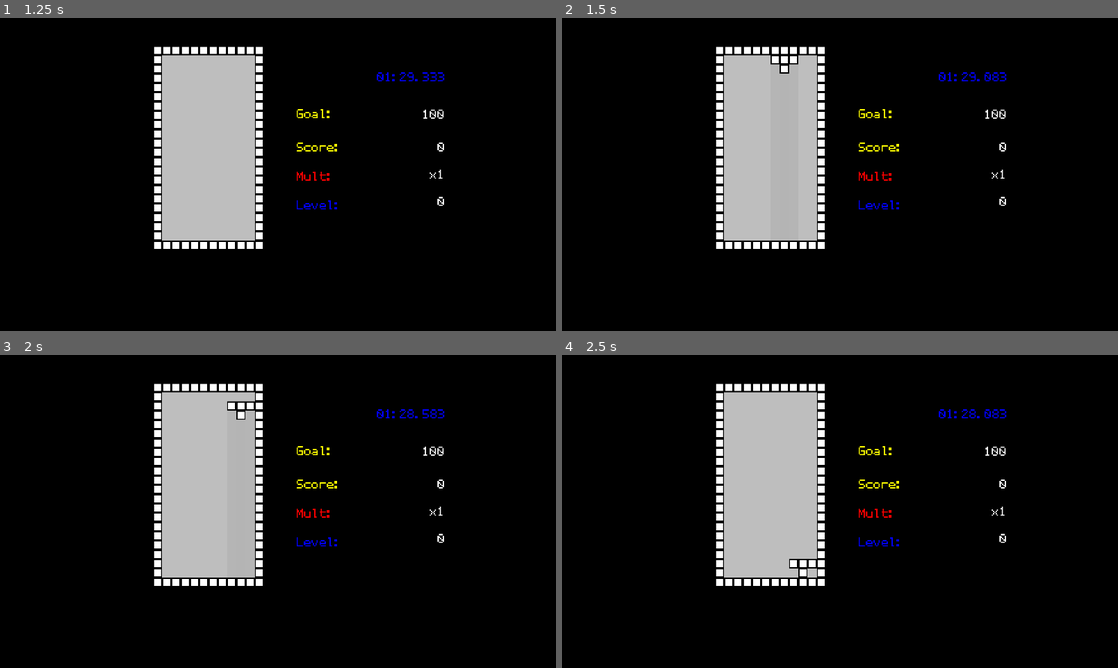
Above: before the commit, frames 1-4 (two rows, left to right).
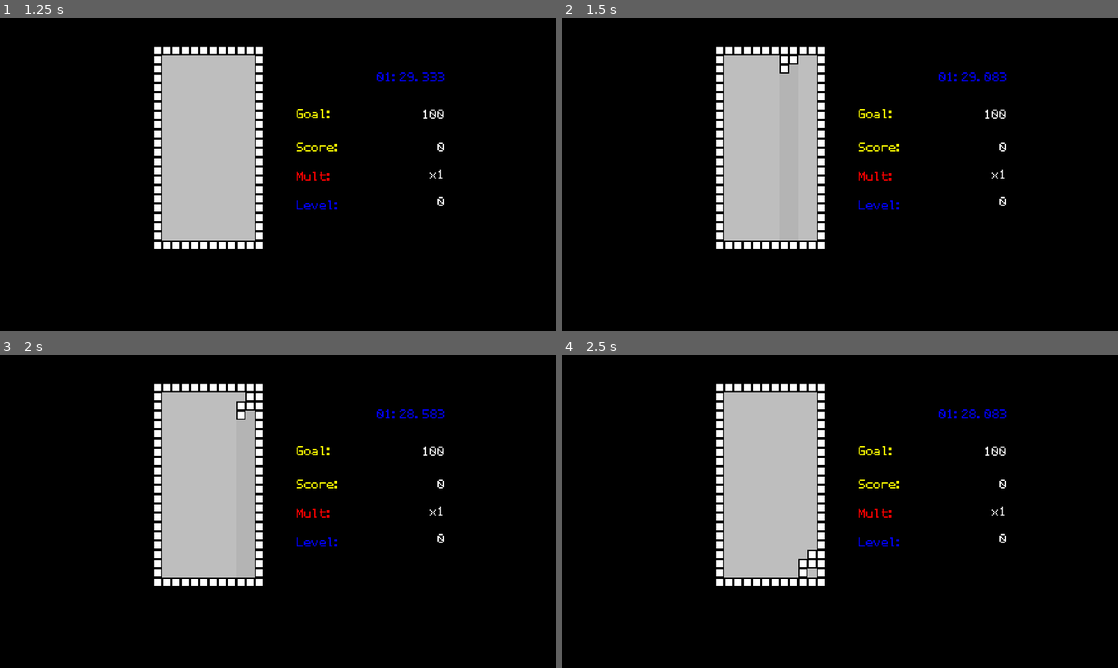
Above: after the commit, the same moments.

Repository: AsgerHB/create-jam-spring-2025
Game: Godot game, scene res://Scenes/Main Menu.tscn
Two runs of this game, one before a commit and one after it. Both use one fixed random seed, a clock stepped at 60 frames per second and the inputs below. Sound files missing from this copy of the repository are replaced by a short silence.
Inputs:
- Up to frame 1 (1.25 s): click "[Start game]" at 0.5 s
- Up to frame 2 (1.5 s): tap Enter at 1.25 s; hold Right (ui_right) from 1.28 s (still down)
- Up to frame 3 (2 s): keep holding Right (ui_right)
- Up to frame 4 (2.5 s): release Right (ui_right) at 2.03 s; hold Space (slam_down) from 2.03 s (still down)

Frame 1 is identical in both runs. In frame 2, less than 0.1% of the frame differs, in the area x 37-40%, y 11-15%; in frame 3, 0.1%, in the area x 40-46%, y 11-18%; in frame 4, 0.1%.

Commit message:
Refactor "Run" node as singleton "CurrentRun"

Diff:
--- a/Scenes/Run.tscn
+++ /dev/null
@@ -1,9 +0,0 @@
-[gd_scene load_steps=3 format=3 uid="uid://ds3imwx25qavg"]
-
-[ext_resource type="Script" uid="uid://cpr0xjiihm1b7" path="res://Scripts/RunState.gd" id="1_ropog"]
-[ext_resource type="PackedScene" uid="uid://ctihikfxioa4t" path="res://Scenes/Game.tscn" id="2_wyxvx"]
-
-[node name="Run" type="Node2D"]
-script = ExtResource("1_ropog")
-
-[node name="Game" parent="." instance=ExtResource("2_wyxvx")]
--- a/Scenes/RunDuplicate.tscn
+++ /dev/null
@@ -1,9 +0,0 @@
-[gd_scene load_steps=3 format=3 uid="uid://ca1q7vb0kmbif"]
-
-[ext_resource type="Script" uid="uid://cpr0xjiihm1b7" path="res://Scripts/RunState.gd" id="1_8fubq"]
-[ext_resource type="PackedScene" uid="uid://c66m7rop43jtp" path="res://Scenes/Selector.tscn" id="3_hjjmg"]
-
-[node name="Run" type="Node2D"]
-script = ExtResource("1_8fubq")
-
-[node name="Selector" parent="." instance=ExtResource("3_hjjmg")]
--- a/Scripts/MainMenu.gd
+++ b/Scripts/MainMenu.gd
@@ -2,7 +2,7 @@
 
 
 func _on_play_button_pressed() -> void:
-	get_tree().change_scene_to_file("res://Scenes/Run.tscn")
+	get_tree().change_scene_to_file("res://Scenes/Game.tscn")
 	pass # Replace with function body.
 
 
--- a/Scripts/RunState.gd
+++ b/Scripts/RunState.gd
@@ -84,6 +84,7 @@
 func new_game():
 	current_stash = stash.duplicate()
 	current_stash.shuffle()
+	level = 0
 
 func pop_from_stash():
 	if current_stash.size() <= 0:
--- a/Scripts/selector.gd
+++ b/Scripts/selector.gd
@@ -1,7 +1,7 @@
 extends Node2D
 class_name Selector
 
-@onready var run_state:RunState = $"/root/Run"
+@onready var run_state:RunState = CurrentRun
 
 const tetriminos_prefab: PackedScene = preload("res://Prefabs/Tetriminos.tscn")
 const button_prefab: PackedScene = preload("res://Prefabs/SelectorButton.tscn")
--- a/Scripts/selector_button.gd
+++ b/Scripts/selector_button.gd
@@ -2,8 +2,8 @@
 
 var tetramino
 
-@onready var run_state:RunState = $"/root/Run"
-@onready var selector:Selector = $"/root/Run/Selector"
+@onready var run_state:RunState = CurrentRun
+@onready var selector:Selector = $"/root/Selector"
 const game_prefab: PackedScene = preload("res://Scenes/Game.tscn")
 
 func setup(value):
@@ -12,7 +12,6 @@
 	#button_down.connect(_on_button_down)
 
 func _on_button_down():
-	var run = $"/root/Run"
 	#Add reward to stash
 	run_state.stash.push_back(tetramino)
 
@@ -22,17 +21,4 @@
 		selector.minos_to_pick -= 1
 		return
 
-	#Pass to game by call_defer deleting entire selector node and all children
-	#Make game prefab and add to root node as child
-	#Requires this structure constantly
-	#root
-	# run
-	#  Game/tetrisgame
-	#  Selector
-	#Where only one of them exists at any given time.
-	#Game creates selector, selector creates game, the cycle of life and death continues
-	var selector = get_node("/root/Run/Selector")
-	var game = game_prefab.instantiate()
-	run.add_child(game)
-	selector.call_deferred("queue_free")
-	#root.remove_child(selector)
+	get_tree().change_scene_to_file("res://Scenes/Game.tscn")
--- a/TetrisGame.gd
+++ b/TetrisGame.gd
@@ -10,7 +10,7 @@
 const tetriminos_prefab: PackedScene = preload("res://Prefabs/Tetriminos.tscn")
 const selector_prefab: PackedScene = preload("res://Scenes/Selector.tscn")
 
-@onready var run_state:RunState = $"/root/Run"
+@onready var run_state:RunState = CurrentRun
 @onready var goal_value:RichTextLabel = $"Goal Value"
 @onready var remaining_time_label:RichTextLabel = $"Remaining Time"
 @onready var status_label:RichTextLabel = $"Status Label"
@@ -395,17 +395,11 @@
 	status_label.text = "[color=green]Winner! :-)[/color]"
 	pause = true
 	await get_tree().create_timer(2.0).timeout
-	var run = $"/root/Run"
-	var game = $"/root/Run/Game"
-	var selector = selector_prefab.instantiate()
-	run.add_child(selector)
-	game.call_deferred("queue_free")
-
-	#get_tree().change_scene_to_file("res://Scenes/Main Menu.tscn")
-
+	get_tree().change_scene_to_file("res://Scenes/Selector.tscn")
 
 func dead():
 	status_label.text = "[color=red]DIED :'([/color]"
 	pause = true
 	await get_tree().create_timer(2.0).timeout
+	run_state.new_game()
 	get_tree().change_scene_to_file("res://Scenes/Main Menu.tscn")
--- a/project.godot
+++ b/project.godot
@@ -18,6 +18,7 @@
 [autoload]
 
 MainTickEvent="*res://Scripts/MainTickEvent.gd"
+CurrentRun="*res://Scripts/RunState.gd"
 
 [display]
 
